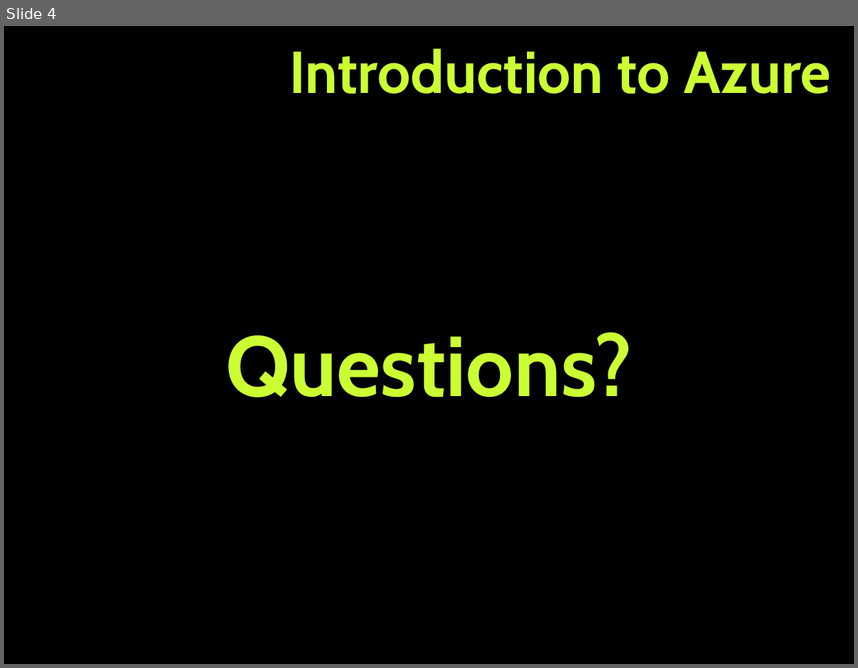
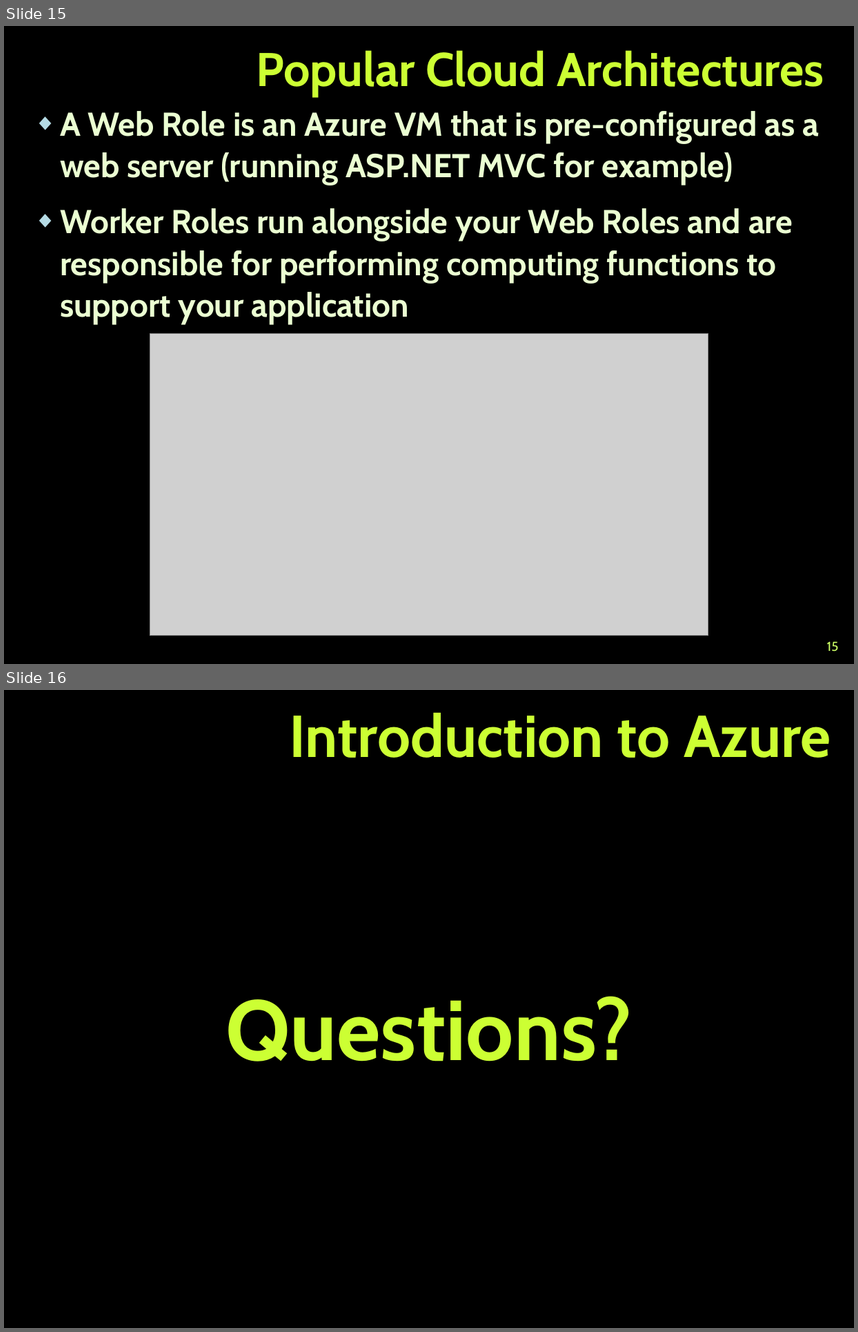
Before and after one commit to TelerikAcademy/Web-Services-and-Cloud, a slide deck: 09. Intro-to-Azure/Intro-to-Azure.pptx. Shown one above the other, each under a label of ours: slide 4 before the commit, slides 15 and 16 after it. The pictures are 858x668 and 858x1332 pixels, drawn with LibreOffice and Linux fonts; fonts in the diff are those of the drawing; grey boxes stand for pictures; background and template pictures are left out. Boxes give left, top, right and bottom in pixels: in the first picture for what was removed or moved away, otherwise in the second. Text is boxed around its words. In the diff, an @@ line names an element or a change of style, - is before the commit and + after.

Commit message:
Work on Intro-to-Azure.pptx

```diff
--- a/09. Intro-to-Azure/Intro-to-Azure.pptx
+++ b/09. Intro-to-Azure/Intro-to-Azure.pptx
@@ slide 15 added at (4, 26, 854, 664), background picture (left out) @@
@@ title added at (256, 50, 824, 96), 40 pt, text #CCFF33, bold @@
+Popular Cloud Architectures
@@ text added at (60, 111, 819, 324), 28 pt, text #EBFFD2, bold @@
+◆ A Web Role is an Azure VM that is pre-configured as a web server (running ASP.NET MVC for example)
+◆ Worker Roles run alongside your Web Roles and are responsible for performing computing functions to support your application
@@ picture added at (150, 333, 708, 635) @@
@@ page number added at (827, 641, 839, 651), 11 pt, text #CCFF66 @@
+15
@@ what was slide 4 is now slide 16 @@
```
Also in this commit, not shown: 1 slide changed, 12 other slides added, 1 slide removed.
